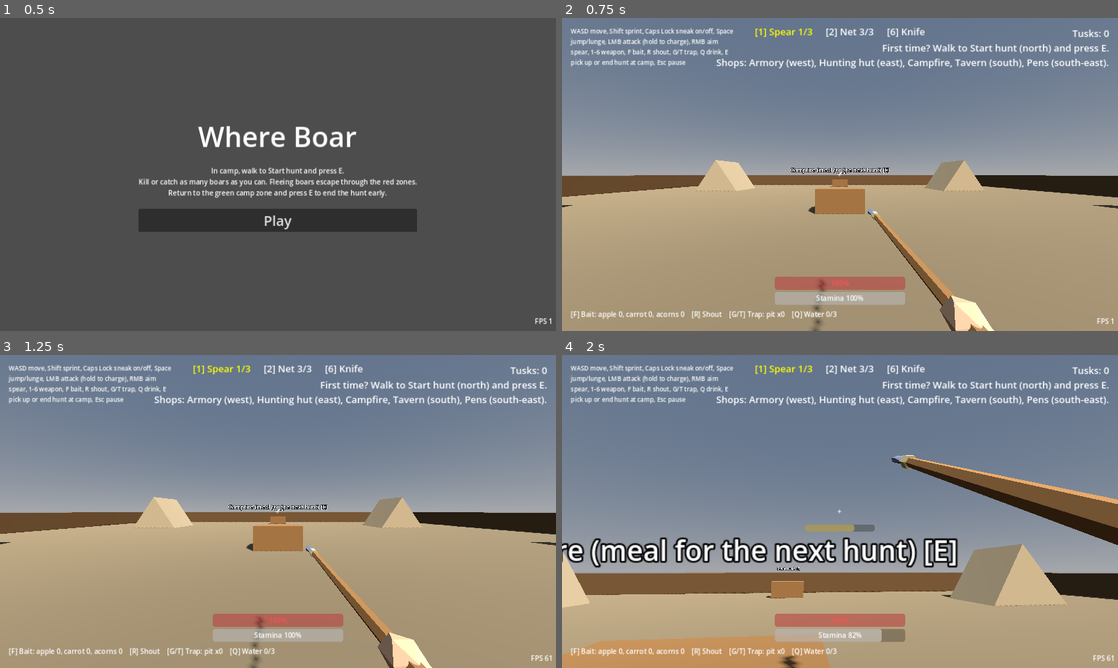
Above: before the commit, frames 1-4 (two rows, left to right).
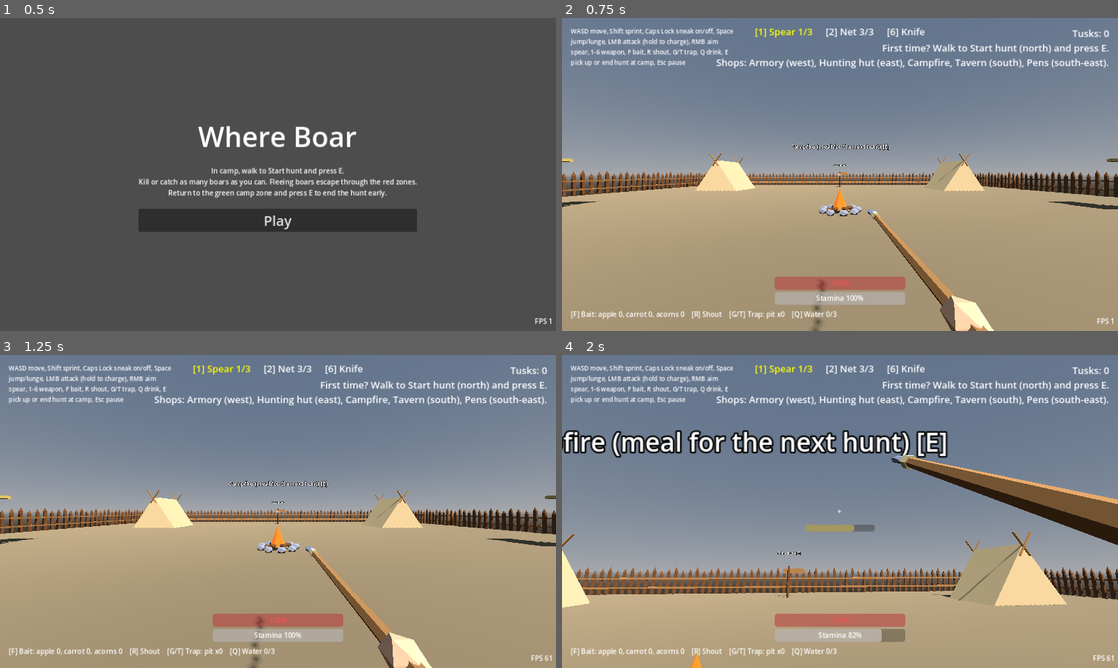
Above: after the commit, the same moments.

Repository: bageus/where-boar
Game: Godot game, scene res://game/bootstrap/app/main.tscn
Same seed, same stepped clock (60 frames per second), same inputs: the game is played once before the commit and once after it.
Inputs (mouse positions are in pixels of both pictures, inside the frame that each line leads up to):
- Up to frame 1 (0.5 s): no input
- Up to frame 2 (0.75 s): click "Play" at 0.5 s
- Up to frame 3 (1.25 s): no input
- Up to frame 4 (2 s): tap E (interact) at 1.25 s; move the mouse to (867, 511) at 1.27 s; hold W (move_forward) from 1.28 s (still down); hold Right mouse button (aim) from 1.28 s (still down); tap Space (jump) at 1.52 s

Frame 1 is identical in both runs. In frame 2, 5.5% of the frame differs, in the area x 0-100%, y 40-64%; in frame 3, 5.5%; in frame 4, 18%, in the area x 0-100%, y 24-100%.

Commit message:
P3-018: low-poly camp: tents, palisade, stalls, campfire, signpost
Co-Authored-By: Claude Opus 5.5 <noreply@anthropic.com>
Claude-Session: https://claude.ai/code/session_017Jb3ZfzYPbeQG7oKZQVYiW

Diff:
--- a/game/presentation/camp/props/fence.tscn
+++ b/game/presentation/camp/props/fence.tscn
@@ -1,13 +1,8 @@
-[gd_scene load_steps=4 format=3]
+[gd_scene load_steps=3 format=3]
+
+[ext_resource type="PackedScene" path="res://assets/models/fence.glb" id="9_model"]
 
 [sub_resource type="BoxShape3D" id="Shape_fence"]
-size = Vector3(40, 1.5, 0.4)
-
-[sub_resource type="StandardMaterial3D" id="Mat_wood"]
-albedo_color = Color(0.4, 0.28, 0.15, 1)
-
-[sub_resource type="BoxMesh" id="Mesh_fence"]
-material = SubResource("Mat_wood")
 size = Vector3(40, 1.5, 0.4)
 
 [node name="Fence" type="StaticBody3D"]
@@ -16,6 +11,4 @@
 transform = Transform3D(1, 0, 0, 0, 1, 0, 0, 0, 1, 0, 0.75, 0)
 shape = SubResource("Shape_fence")
 
-[node name="Mesh" type="MeshInstance3D" parent="."]
-transform = Transform3D(1, 0, 0, 0, 1, 0, 0, 0, 1, 0, 0.75, 0)
-mesh = SubResource("Mesh_fence")
+[node name="Mesh" parent="." instance=ExtResource("9_model")]
--- a/game/presentation/camp/props/station.gd
+++ b/game/presentation/camp/props/station.gd
@@ -4,7 +4,9 @@
 
 @export var station_id := ""
 @export var title := ""
+@export var model: PackedScene = preload("res://assets/models/stall.glb")
 
 
 func _ready() -> void:
+	add_child(model.instantiate())
 	$Label.text = "%s [E]" % title
--- a/game/presentation/camp/props/station.tscn
+++ b/game/presentation/camp/props/station.tscn
@@ -1,13 +1,6 @@
-[gd_scene load_steps=5 format=3]
+[gd_scene load_steps=3 format=3]
 
 [ext_resource type="Script" path="res://game/presentation/camp/props/station.gd" id="1_station"]
-
-[sub_resource type="StandardMaterial3D" id="Mat_station"]
-albedo_color = Color(0.55, 0.38, 0.2, 1)
-
-[sub_resource type="BoxMesh" id="Mesh_station"]
-material = SubResource("Mat_station")
-size = Vector3(2, 1, 1)
 
 [sub_resource type="BoxShape3D" id="Shape_station"]
 size = Vector3(2, 1, 1)
@@ -21,11 +14,7 @@
 transform = Transform3D(1, 0, 0, 0, 1, 0, 0, 0, 1, 0, 0.5, 0)
 shape = SubResource("Shape_station")
 
-[node name="Mesh" type="MeshInstance3D" parent="."]
-transform = Transform3D(1, 0, 0, 0, 1, 0, 0, 0, 1, 0, 0.5, 0)
-mesh = SubResource("Mesh_station")
-
 [node name="Label" type="Label3D" parent="."]
-transform = Transform3D(1, 0, 0, 0, 1, 0, 0, 0, 1, 0, 1.8, 0)
+transform = Transform3D(1, 0, 0, 0, 1, 0, 0, 0, 1, 0, 2.8, 0)
 billboard = 1
 font_size = 48
--- a/game/presentation/camp/props/tent.tscn
+++ b/game/presentation/camp/props/tent.tscn
@@ -1,11 +1,6 @@
-[gd_scene load_steps=4 format=3]
+[gd_scene load_steps=3 format=3]
 
-[sub_resource type="StandardMaterial3D" id="Mat_hide"]
-albedo_color = Color(0.7, 0.6, 0.45, 1)
-
-[sub_resource type="PrismMesh" id="Mesh_tent"]
-material = SubResource("Mat_hide")
-size = Vector3(4, 3, 4)
+[ext_resource type="PackedScene" path="res://assets/models/tent.glb" id="9_model"]
 
 [sub_resource type="BoxShape3D" id="Shape_tent"]
 size = Vector3(4, 3, 4)
@@ -16,6 +11,4 @@
 transform = Transform3D(1, 0, 0, 0, 1, 0, 0, 0, 1, 0, 1.5, 0)
 shape = SubResource("Shape_tent")
 
-[node name="Mesh" type="MeshInstance3D" parent="."]
-transform = Transform3D(1, 0, 0, 0, 1, 0, 0, 0, 1, 0, 1.5, 0)
-mesh = SubResource("Mesh_tent")
+[node name="Mesh" parent="." instance=ExtResource("9_model")]
--- a/game/presentation/camp/public/camp.tscn
+++ b/game/presentation/camp/public/camp.tscn
@@ -7,6 +7,8 @@
 [ext_resource type="PackedScene" path="res://game/presentation/camp/props/station.tscn" id="5_station"]
 [ext_resource type="PackedScene" path="res://game/features/hunter/public/hunter.tscn" id="6_hunter"]
 [ext_resource type="PackedScene" path="res://game/presentation/camp/hud/shop_panel.tscn" id="7_shop"]
+[ext_resource type="PackedScene" path="res://assets/models/campfire.glb" id="9_campfire"]
+[ext_resource type="PackedScene" path="res://assets/models/signpost.glb" id="10_signpost"]
 
 [sub_resource type="ProceduralSkyMaterial" id="Sky_mat"]
 
@@ -54,6 +56,7 @@
 transform = Transform3D(1, 0, 0, 0, 1, 0, 0, 0, 1, 0, 0, -16)
 station_id = "start_hunt"
 title = "Start hunt"
+model = ExtResource("10_signpost")
 
 [node name="WeaponShop" parent="Stations" instance=ExtResource("5_station")]
 transform = Transform3D(0, 0, -1, 0, 1, 0, 1, 0, 0, -14, 0, 0)
@@ -69,6 +72,7 @@
 transform = Transform3D(1, 0, 0, 0, 1, 0, 0, 0, 1, 0, 0, 0)
 station_id = "campfire"
 title = "Campfire (meal for the next hunt)"
+model = ExtResource("9_campfire")
 
 [node name="Tavern" parent="Stations" instance=ExtResource("5_station")]
 transform = Transform3D(1, 0, 0, 0, 1, 0, 0, 0, 1, 0, 0, 14)
Binary file added: assets/models/campfire.glb
Not shown, added: assets/models/campfire.glb.import
Binary file added: assets/models/fence.glb
Not shown, added: assets/models/fence.glb.import
Binary file added: assets/models/signpost.glb
Not shown, added: assets/models/signpost.glb.import
Binary file added: assets/models/stall.glb
Not shown, added: assets/models/stall.glb.import
Binary file added: assets/models/tent.glb
Not shown, added: assets/models/tent.glb.import
Not shown, changed: ACTIVE_TASK.md
Not shown, changed: BACKLOG.md
(and 3 more such lines)
